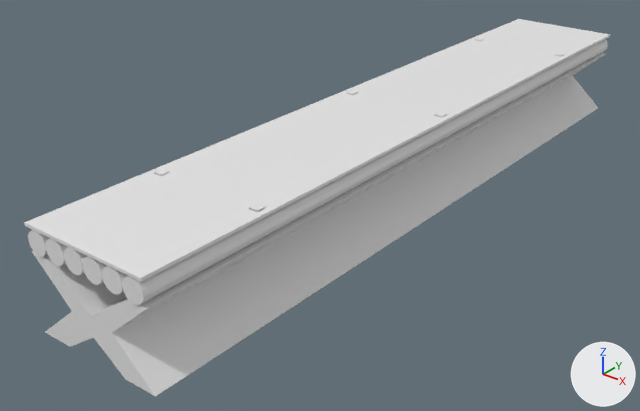
Before and after pictures for a commit that changed the Blender file art/models/props/fashion_walkway/fashion_walkway.blend.
Before and after are seen from a camera (50 mm lens) standing at (7.32, -11.02, 6.13) and looking at (-0.67, -1.04, -0.06). Arrows for +X, +Y and +Z are at lower right; the lights stay in place. The first picture is the older version.

Names of what the first picture shows: 'fashionwalkway_bottom', 'fashionwalkway_middle', 'fashionwalkway_top'.
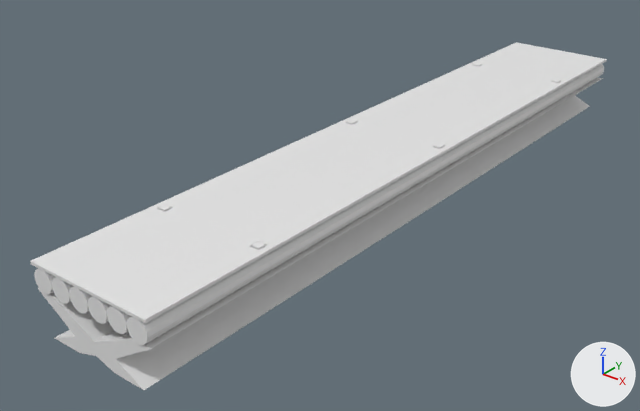
Pixel boxes [x1, y1, x2, y2] of what changed, in the pictures (640 x 411 px; the box of a moved part takes in the faces that stretch with it):
'fashionwalkway_top', moved
    before: [24, 19, 610, 282]
    after: [30, 42, 607, 323]
'fashionwalkway_bottom', reshaped, moved (9% shorter)
    before: [32, 53, 606, 396]
    after: [38, 78, 603, 390]
'fashionwalkway_middle', moved
    before: [28, 39, 608, 305]
    after: [34, 64, 604, 345]
part 2 of me_plane, moved or reshaped
    before: [106, 76, 598, 396]
    after: [109, 96, 590, 390]
part 3 of me_plane, moved or reshaped
    before: [70, 315, 125, 378]
    after: [80, 341, 114, 372]
part 4 of me_plane, moved or reshaped
    before: [32, 53, 606, 333]
    after: [38, 78, 603, 359]
part 5 of me_plane, moved or reshaped
    before: [45, 312, 78, 347]
    after: [55, 330, 82, 353]

Edits to the bpy script that builds the scene:
```text
Change me_cylinder_001:
    used by ob_fashionwalkway_middle; location = (0.83, 3.87, 1.3); rotation_euler = (1.571, 0.0, 0.0), in degrees (90, 0, 0)
    remove me_cylinder_001.from_pydata(...)  # 180 vertices, 102 faces; spans x -1.82..0.17, y -0.16..0.17, z -2.15..9.91
    add me_cylinder_001.from_pydata(...)  # 180 vertices, 102 faces; spans x -0.99..0.99, y -0.16..0.17, z -6.03..6.03
    me_cylinder_001 part 1: the whole mesh is moved by (0.83, 0.0, -3.88)
Change me_plane:
    used by ob_fashionwalkway_bottom; location = (0.0, -1.97, 0.04); rotation_euler = (-1.571, 0.0, 0.0), in degrees (-90, 0, 0)
    remove me_plane.from_pydata(...)  # 30 vertices, 28 faces; spans x -1.0..1.0, y -1.09..0.03, z -4.05..7.96
    add me_plane.from_pydata(...)  # 30 vertices, 28 faces; spans x -1.0..1.0, y -0.36..0.27, z -6.01..6.01
    me_plane part 2: all 4 vertices in x 0.5..1.0, y 0.03, z -4.05..7.96 are moved by (-0.19, 0.23, -1.96)
    me_plane part 3: all 2 vertices in x 0.0, y -0.31, z -4.05..7.96 are moved by (0.0, 0.48, -1.96)
    me_plane part 4: all 8 vertices in x -1.0..1.0, y -1.09, z -4.05..7.96 are moved by (0.0, 0.73, -1.96)
    me_plane part 5: all 4 vertices in x -1.0..-0.5, y 0.03, z -4.05..7.96 are moved by (0.19, 0.23, -1.96)
    other edits to the shape of me_plane do not show in these pictures
Change ob_fashionwalkway_top:
    ob_fashionwalkway_top.location: (0.0, 0.0, 1.5) -> (0.0, 0.0, 1.0)
Change ob_fashionwalkway_middle:
    ob_fashionwalkway_middle.location: (0.83, 3.87, 1.3) -> (0.0, -0.01, 0.79)
Change ob_fashionwalkway_bottom:
    ob_fashionwalkway_bottom.location: (0.0, -1.97, 0.04) -> (0.0, -0.01, 0.26)
```
